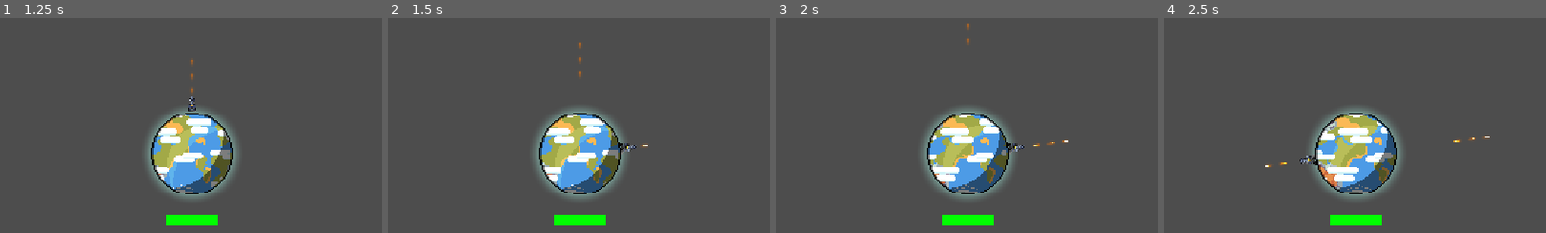
Above: before the commit, frames 1-4 (left to right).
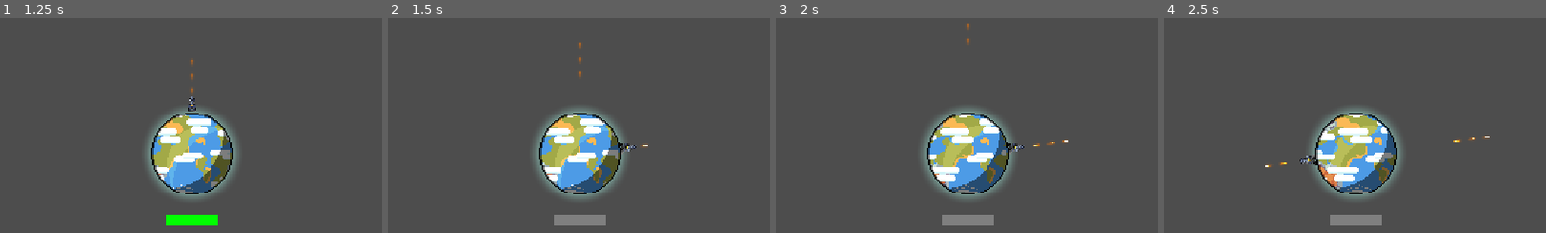
Above: after the commit, the same moments.

Repository: jeanleny/GalacticBouillabaisse
Game: Godot game, scene res://Scenes/Interface/menu.tscn
Same seed, same stepped clock (60 frames per second), same inputs: the game is played once before the commit and once after it. The project has no main scene, so this scene is started directly.
Inputs (mouse positions are % of the whole screen's width and height, from its top left):
- Up to frame 1 (1.25 s): click "Play" at 0.5 s
- Up to frame 2 (1.5 s): tap Enter (ui_accept) at 1.25, 1.35 s; move the mouse to (72, 45) at 1.27 s
- Up to frame 3 (2 s): tap Enter (ui_accept) at 1.52, 1.82 s
- Up to frame 4 (2.5 s): move the mouse to (30, 55) at 2.02 s; tap Enter (ui_accept) at 2.1, 2.27 s
The pictures show only the part of the screen within x 25-75%, y 18-68%; the shares and areas given below are measured in that part.

Frame 1 is identical in both runs. In frame 2, 0.7% of the frame differs, in the area x 43-57%, y 91-97%; in frame 3, 0.7%; in frame 4, 0.7%.

Commit message:
ADD loose scren upon dying

Diff:
--- a/galactic-bouillabaisse/Scenes/Interface/lose_ending.tscn
+++ b/galactic-bouillabaisse/Scenes/Interface/lose_ending.tscn
@@ -1,4 +1,6 @@
 [gd_scene format=3 uid="uid://ckf8jfgcndquf"]
+
+[ext_resource type="Script" uid="uid://b0svb4qpo2qib" path="res://Script/Interface/lose_ending.gd" id="1_er7hb"]
 
 [node name="lose_ending" type="Control" unique_id=509460878]
 layout_mode = 3
@@ -7,18 +9,40 @@
 anchor_bottom = 1.0
 grow_horizontal = 2
 grow_vertical = 2
+script = ExtResource("1_er7hb")
 
-[node name="Label" type="Label" parent="." unique_id=834108911]
+[node name="VBoxContainer" type="VBoxContainer" parent="." unique_id=1613226949]
 layout_mode = 1
 anchors_preset = 8
 anchor_left = 0.5
 anchor_top = 0.5
 anchor_right = 0.5
 anchor_bottom = 0.5
-offset_left = -0.5
-offset_top = -11.5
-offset_right = 0.5
-offset_bottom = 11.5
+offset_left = -20.0
+offset_top = -20.0
+offset_right = 20.0
+offset_bottom = 20.0
 grow_horizontal = 2
 grow_vertical = 2
+
+[node name="Label" type="Label" parent="VBoxContainer" unique_id=834108911]
+layout_mode = 2
 text = "TA PERDUUUUUU BOUH LE NUL"
+
+[node name="restart" type="Button" parent="VBoxContainer" unique_id=1457680066]
+layout_mode = 2
+text = "restart
+"
+
+[node name="menu" type="Button" parent="VBoxContainer" unique_id=836190923]
+layout_mode = 2
+text = "menu
+"
+
+[node name="quit" type="Button" parent="VBoxContainer" unique_id=1026991478]
+layout_mode = 2
+text = "quit"
+
+[connection signal="pressed" from="VBoxContainer/restart" to="." method="_on_restart_pressed"]
+[connection signal="pressed" from="VBoxContainer/menu" to="." method="_on_menu_pressed"]
+[connection signal="pressed" from="VBoxContainer/quit" to="." method="_on_quit_pressed"]
--- a/galactic-bouillabaisse/Script/Characters/planet.gd
+++ b/galactic-bouillabaisse/Script/Characters/planet.gd
@@ -9,12 +9,17 @@
 func _ready() -> void:
 	healthBar.init(maxHealth)
 
+func _process(delta: float) -> void:
+	if Input.is_action_just_pressed("ui_accept"):
+		healthBar.takeDamage(100)
+
 func _on_body_entered(body: Node2D) -> void:
 	if (!body.is_in_group("Ennemy")):
 		return;
 	healthBar.takeDamage(10);
 	if healthBar.isDead():
-		get_tree().quit();
+		get_tree().call_deferred("change_scene_to_file", "res://Scenes/Interface/lose_ending.tscn")
+		#return
 	hit_sprite.visible = true
 	body.queue_free()
 	await get_tree().create_timer(0.1).timeout
--- /dev/null
+++ b/galactic-bouillabaisse/Script/Interface/lose_ending.gd
@@ -0,0 +1,26 @@
+extends Control
+
+
+# Called when the node enters the scene tree for the first time.
+func _ready() -> void:
+	pass # Replace with function body.
+
+
+# Called every frame. 'delta' is the elapsed time since the previous frame.
+func _process(delta: float) -> void:
+	pass
+
+
+func _on_restart_pressed() -> void:
+	get_tree().change_scene_to_file("res://Scenes/game.tscn")
+	pass # Replace with function body.
+
+
+func _on_menu_pressed() -> void:
+	get_tree().change_scene_to_file("res://Scenes/Interface/menu.tscn")
+	pass # Replace with function body.
+
+
+func _on_quit_pressed() -> void:
+	get_tree().quit()
+	pass # Replace with function body.
Not shown, added: galactic-bouillabaisse/Script/Interface/lose_ending.gd.uid
